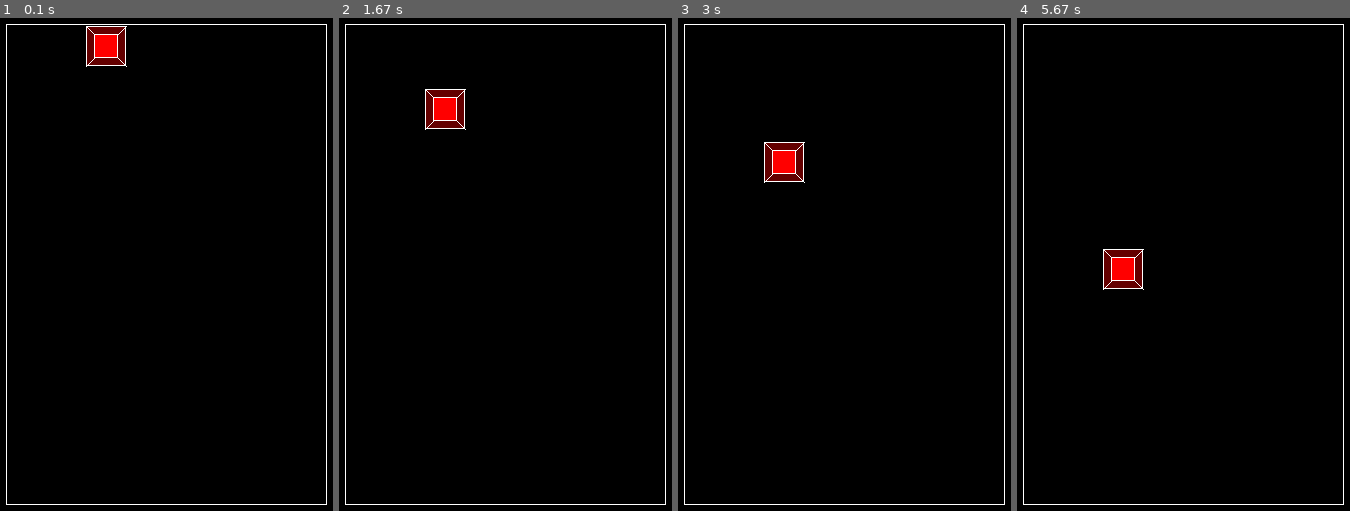
Above: before the commit, frames 1-4 (left to right).
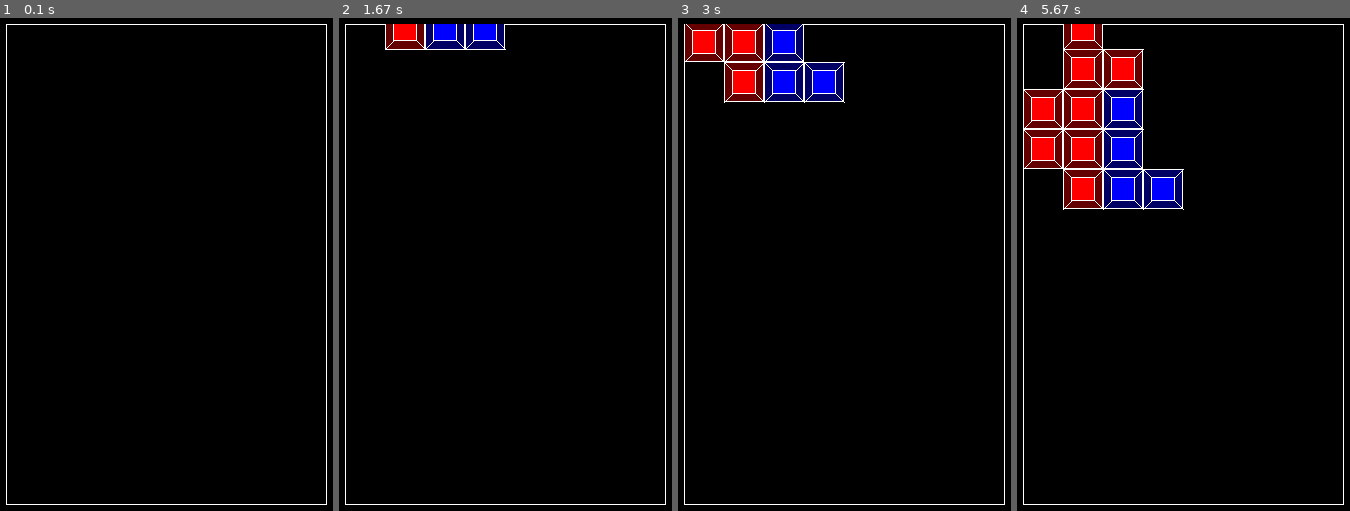
Above: after the commit, the same moments.

Repository: AlekseyKokovin/pygame-project
Game: pygame game, started from main.py
Same seed, same stepped clock (60 frames per second), same inputs: the game is played once before the commit and once after it.
Inputs:
- Up to frame 1 (0.1 s): no input
- Up to frame 2 (1.67 s): no input
- Up to frame 3 (3 s): no input
- Up to frame 4 (5.67 s): no input

The runs differ from the first frame. In frame 1, 1.0% of the frame differs, in the area x 25-39%, y 1-10%; in frame 2, 2.9%; in frame 3, 6.7%; in frame 4, 12%, in the area x 2-51%, y 1-56%.

Commit message:
доработка класса блоков

Diff:
--- a/main.py
+++ b/main.py
@@ -2,20 +2,47 @@
 import random
 
 
+class create_figure:
+
+    def __init__(self, color, x, y, type):
+        self.color = color
+        self.form = figures_type[type]
+        self.figure = []
+        self.can_move = True
+        for block_x, block_y in self.form:
+            block = blocks(block_x + x, block_y + y, color, self.can_move)
+            self.figure.append(block)
+            all_blocks.append(block)
+
+    def update(self):
+        # if self.y + self.height <= 10 + board.height * board.cell_size
+        #     self.can_move = False
+        #     for elem in self.figure:
+        #         elem.can_move = self.can_move
+        pass
+
+    def rotate_left(self):
+        pass
+
+    def rotate_right(self):
+        pass
+
+
 class blocks:
 
-    def __init__(self, x):
+    def __init__(self, x, y, color, can_move):
 
         self.clock = pygame.time.Clock()
-        self.color = colors[random.choice(['blue', 'green', 'red'])]
+        self.color = colors[color]
         self.block_coords = self.width, self.height = 40, 40
 
         self.x = 100 + x * self.width
-        self.y = 10
+        self.y = 10 - self.height * 4 + self.height * y
         self.speed = self.height
+        self.can_move = can_move
 
     def update(self):
-        if self.y + self.height < 10 + board.height * board.cell_size:
+        if self.can_move:
             self.y += self.speed * self.clock.tick() / 1000
 
 
@@ -52,20 +79,31 @@
             pygame.draw.line(scr, 'white', (elem.x, elem.y + 40), (elem.x + 8, elem.y + 32))
             pygame.draw.line(scr, 'white', (elem.x + 40, elem.y + 40), (elem.x + 32, elem.y + 32))
 
+        pygame.draw.rect(scr, 'black', ((100, 0), (40 * self.width, 10)))
+
 
 size = width, height = 500, 500
 board_x = 8
 board_y = 12
 board = Board(board_x, board_y)
 screen = pygame.display.set_mode(size)
+
 colors = {'blue': ((0, 0, 100), (0, 0, 255)),
           'green': ((0, 100, 0), (0, 255, 0)),
           'red': ((100, 0, 0), (255, 0, 0))}
 
+figures_type = {
+    't': [(0, 0), (0, 1), (0, 2), (1, 1)],
+    'i': [(0, 0), (0, 1), (0, 2), (0, 3)],
+    'z': [(0, 0), (0, 1), (1, 1), (1, 2)],
+    'l': [(0, 0), (0, 1), (0, 2), (1, 2)],
+    'o': [(0, 0), (0, 1), (1, 0), (1, 1)]
+}
+
 all_blocks = []
-first_blok = blocks(2)
-all_blocks.append(first_blok)
-
+create_figure(random.choice(['blue', 'green', 'red']), 0, 0, 'z')
+create_figure(random.choice(['blue', 'green', 'red']), 1, -2, 't')
+create_figure(random.choice(['blue', 'green', 'red']), 2, 0, 'l')
 running = True
 while running:
     for event in pygame.event.get():
